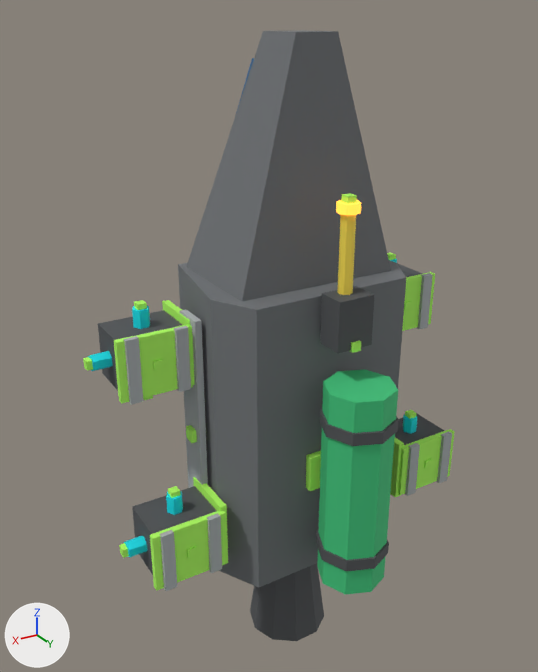
A saved change to the glTF model Assets/Art/PrototypeShipKit/DemoShips/demo_scout_mk1.glb.
Both versions are drawn from a 50 mm camera at (2.52, 3.92, 2.53) aimed at (0.15, -0.03, 0.56). Lighting does not change. The marker at lower left points along +X, +Y and +Z. The first picture is the older version. Where no turn or scale is listed for an object, it has been applied to the vertices.

Names of what the first picture shows: 'DEMO_Scout_Mk1_GEO_Cockpit_Wedge_Body', 'DEMO_Scout_Mk1_GEO_Fuel_Tank_Green_8Sided', 'DEMO_Scout_Mk1_GEO_Gun_Barrel', 'DEMO_Scout_Mk1_GEO_Gun_Mount_Base', 'DEMO_Scout_Mk1_GEO_Hull_Core_Faceted', 'DEMO_Scout_Mk1_GEO_Hull_Core_Right_Rib', 'DEMO_Scout_Mk1_GEO_MainEngine_Bell_DarkMetal', 'DEMO_Scout_Mk1_GEO_RCS_Pod_Blank_MountPlate_Underside', 'DEMO_Scout_Mk1_GEO_RCS_Pod_Blank_MountPlate_Underside.001', 'DEMO_Scout_Mk1_GEO_RCS_Pod_Blank_MountPlate_Underside.002', 'DEMO_Scout_Mk1_GEO_RCS_Pod_Blank_MountPlate_Underside.003', 'DEMO_Scout_Mk1_GEO_RCS_Pod_Body.002', 'DEMO_Scout_Mk1_GEO_RCS_Pod_Body.003', 'DEMO_Scout_Mk1_GEO_RCS_Pod_Mount_Rails_ForeAft', 'DEMO_Scout_Mk1_GEO_RCS_Pod_Mount_Rails_ForeAft.001', 'DEMO_Scout_Mk1_GEO_RCS_Pod_Mount_Rails_ForeAft.002', 'DEMO_Scout_Mk1_GEO_RCS_Pod_Mount_Rails_ForeAft.003', 'DEMO_Scout_Mk1_GEO_RCS_Pod_Mount_Rails_ForeAft_R.001', 'DEMO_Scout_Mk1_GEO_RCS_Pod_Mount_Rails_ForeAft_R.002', 'DEMO_Scout_Mk1_GEO_RCS_Pod_Mount_Rails_ForeAft_R.003' and 28 more.
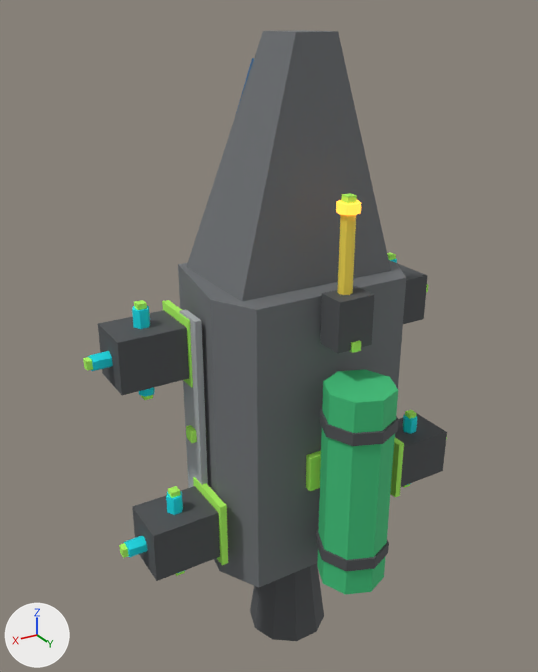
ob_demo_scout_mk1_part_rcs_pod_4way_mk1_conn_mount is not drawn itself; it is the parent of ob_demo_scout_mk1_vis_part_rcs_pod_4way_mk1_conn_mount.
ob_demo_scout_mk1_part_rcs_pod_4way_mk1_conn_mount_001 is not drawn itself; it is the parent of ob_demo_scout_mk1_vis_part_rcs_pod_4way_mk1_conn_mount_001.
ob_demo_scout_mk1_part_rcs_pod_4way_mk1_conn_mount_002 is not drawn itself; it is the parent of ob_demo_scout_mk1_vis_part_rcs_pod_4way_mk1_conn_mount_002.
ob_demo_scout_mk1_part_rcs_pod_4way_mk1_conn_mount_003 is not drawn itself; it is the parent of ob_demo_scout_mk1_vis_part_rcs_pod_4way_mk1_conn_mount_003.

The change, as a list of edits to the scene's bpy script:
```text
Remove ob_demo_scout_mk1_geo_rcs_pod_blank_mountplate_underside:
    ob_demo_scout_mk1_geo_rcs_pod_blank_mountplate_underside = bpy.data.objects.new('DEMO_Scout_Mk1_GEO_RCS_Pod_Blank_MountPlate_Underside', me_geo_rcs_pod_blank_mountplate_underside_mesh_009)
Remove ob_demo_scout_mk1_geo_rcs_pod_mount_rails_foreaft:
    ob_demo_scout_mk1_geo_rcs_pod_mount_rails_foreaft = bpy.data.objects.new('DEMO_Scout_Mk1_GEO_RCS_Pod_Mount_Rails_ForeAft', me_geo_rcs_pod_mount_rails_foreaft_mesh_009)
Change ob_demo_scout_mk1_part_rcs_pod_4way_mk1_conn_mount:
    ob_demo_scout_mk1_part_rcs_pod_4way_mk1_conn_mount.location: (0.0, 0.21, 0.0) -> (0.255, 0.0, 0.0)
    ob_demo_scout_mk1_part_rcs_pod_4way_mk1_conn_mount.rotation_euler: (0.0, 0.0, 0.0) -> (0.0, 0.0, 1.571)  # degrees (0, 0, 0) -> degrees (0, 0, 90)
Remove ob_demo_scout_mk1_geo_rcs_pod_blank_mountplate_underside_001:
    ob_demo_scout_mk1_geo_rcs_pod_blank_mountplate_underside_001 = bpy.data.objects.new('DEMO_Scout_Mk1_GEO_RCS_Pod_Blank_MountPlate_Underside.001', me_geo_rcs_pod_blank_mountplate_underside_mesh_010)
Remove ob_demo_scout_mk1_geo_rcs_pod_mount_rails_foreaft_001:
    ob_demo_scout_mk1_geo_rcs_pod_mount_rails_foreaft_001 = bpy.data.objects.new('DEMO_Scout_Mk1_GEO_RCS_Pod_Mount_Rails_ForeAft.001', me_geo_rcs_pod_mount_rails_foreaft_mesh_010)
Remove ob_demo_scout_mk1_geo_rcs_pod_mount_rails_foreaft_r_001:
    ob_demo_scout_mk1_geo_rcs_pod_mount_rails_foreaft_r_001 = bpy.data.objects.new('DEMO_Scout_Mk1_GEO_RCS_Pod_Mount_Rails_ForeAft_R.001', me_geo_rcs_pod_mount_rails_foreaft_r_mesh_010)
Change ob_demo_scout_mk1_part_rcs_pod_4way_mk1_conn_mount_001:
    ob_demo_scout_mk1_part_rcs_pod_4way_mk1_conn_mount_001.location: (0.0, 0.21, 0.0) -> (0.255, 0.0, 0.0)
    ob_demo_scout_mk1_part_rcs_pod_4way_mk1_conn_mount_001.rotation_euler: (0.0, 0.0, 0.0) -> (0.0, 0.0, 1.571)  # degrees (0, 0, 0) -> degrees (0, 0, 90)
Remove ob_demo_scout_mk1_geo_rcs_pod_blank_mountplate_underside_002:
    ob_demo_scout_mk1_geo_rcs_pod_blank_mountplate_underside_002 = bpy.data.objects.new('DEMO_Scout_Mk1_GEO_RCS_Pod_Blank_MountPlate_Underside.002', me_geo_rcs_pod_blank_mountplate_underside_mesh_011)
Remove ob_demo_scout_mk1_geo_rcs_pod_mount_rails_foreaft_002:
    ob_demo_scout_mk1_geo_rcs_pod_mount_rails_foreaft_002 = bpy.data.objects.new('DEMO_Scout_Mk1_GEO_RCS_Pod_Mount_Rails_ForeAft.002', me_geo_rcs_pod_mount_rails_foreaft_mesh_011)
Remove ob_demo_scout_mk1_geo_rcs_pod_mount_rails_foreaft_r_002:
    ob_demo_scout_mk1_geo_rcs_pod_mount_rails_foreaft_r_002 = bpy.data.objects.new('DEMO_Scout_Mk1_GEO_RCS_Pod_Mount_Rails_ForeAft_R.002', me_geo_rcs_pod_mount_rails_foreaft_r_mesh_011)
Change ob_demo_scout_mk1_part_rcs_pod_4way_mk1_conn_mount_002:
    ob_demo_scout_mk1_part_rcs_pod_4way_mk1_conn_mount_002.location: (0.0, 0.21, 0.0) -> (-0.255, 0.0, 0.0)
    ob_demo_scout_mk1_part_rcs_pod_4way_mk1_conn_mount_002.rotation_euler: (0.0, 0.0, 0.0) -> (0.0, 0.0, -1.571)  # degrees (0, 0, 0) -> degrees (0, 0, -90)
Remove ob_demo_scout_mk1_geo_rcs_pod_blank_mountplate_underside_003:
    ob_demo_scout_mk1_geo_rcs_pod_blank_mountplate_underside_003 = bpy.data.objects.new('DEMO_Scout_Mk1_GEO_RCS_Pod_Blank_MountPlate_Underside.003', me_geo_rcs_pod_blank_mountplate_underside_mesh_012)
Remove ob_demo_scout_mk1_geo_rcs_pod_mount_rails_foreaft_003:
    ob_demo_scout_mk1_geo_rcs_pod_mount_rails_foreaft_003 = bpy.data.objects.new('DEMO_Scout_Mk1_GEO_RCS_Pod_Mount_Rails_ForeAft.003', me_geo_rcs_pod_mount_rails_foreaft_mesh_012)
Remove ob_demo_scout_mk1_geo_rcs_pod_mount_rails_foreaft_r_003:
    ob_demo_scout_mk1_geo_rcs_pod_mount_rails_foreaft_r_003 = bpy.data.objects.new('DEMO_Scout_Mk1_GEO_RCS_Pod_Mount_Rails_ForeAft_R.003', me_geo_rcs_pod_mount_rails_foreaft_r_mesh_012)
Change ob_demo_scout_mk1_part_rcs_pod_4way_mk1_conn_mount_003:
    ob_demo_scout_mk1_part_rcs_pod_4way_mk1_conn_mount_003.location: (0.0, 0.21, 0.0) -> (-0.255, 0.0, 0.0)
    ob_demo_scout_mk1_part_rcs_pod_4way_mk1_conn_mount_003.rotation_euler: (0.0, 0.0, 0.0) -> (0.0, 0.0, -1.571)  # degrees (0, 0, 0) -> degrees (0, 0, -90)
```

Changed parts and their boxes [x1, y1, x2, y2] in the pictures (538 x 672 px):
'DEMO_Scout_Mk1_GEO_RCS_Pod_Blank_MountPlate_Underside.002', deleted (green): before [114, 324, 195, 404]
'DEMO_Scout_Mk1_GEO_RCS_Pod_Blank_MountPlate_Underside.003', deleted (green): before [150, 510, 227, 591]
'DEMO_Scout_Mk1_GEO_RCS_Pod_Blank_MountPlate_Underside.001', deleted (green): before [398, 429, 455, 495]
'DEMO_Scout_Mk1_GEO_RCS_Pod_Mount_Rails_ForeAft_R.002', deleted: before [124, 336, 143, 405]
'DEMO_Scout_Mk1_GEO_RCS_Pod_Blank_MountPlate_Underside', deleted (green): before [402, 272, 435, 331]
'DEMO_Scout_Mk1_GEO_RCS_Pod_Mount_Rails_ForeAft.002', deleted: before [174, 326, 191, 392]
'DEMO_Scout_Mk1_GEO_RCS_Pod_Mount_Rails_ForeAft_R.003', deleted: before [160, 530, 177, 591]
'DEMO_Scout_Mk1_GEO_RCS_Pod_Mount_Rails_ForeAft.003', deleted: before [207, 513, 222, 573]
'DEMO_Scout_Mk1_GEO_RCS_Pod_Mount_Rails_ForeAft', deleted: before [417, 273, 433, 329]
'DEMO_Scout_Mk1_GEO_RCS_Pod_Mount_Rails_ForeAft_R.001', deleted: before [405, 443, 420, 496]
'DEMO_Scout_Mk1_GEO_RCS_Pod_Mount_Rails_ForeAft.001', deleted: before [437, 432, 452, 483]
'DEMO_Scout_Mk1_VIS_PART_RCS_Pod_4Way_Mk1_CONN_MOUNT.002', moved, turned (not visible afterwards): before [153, 359, 164, 371]
'DEMO_Scout_Mk1_VIS_PART_RCS_Pod_4Way_Mk1_CONN_MOUNT.003', moved, turned (not visible afterwards): before [187, 546, 197, 558]
'DEMO_Scout_Mk1_VIS_PART_RCS_Pod_4Way_Mk1_CONN_MOUNT', moved, turned (not visible afterwards): before [404, 301, 412, 310]
'DEMO_Scout_Mk1_VIS_PART_RCS_Pod_4Way_Mk1_CONN_MOUNT.001', moved, turned (not visible afterwards): before [424, 459, 432, 468]
'DEMO_Scout_Mk1_GEO_RCS_Pod_Body.002', unchanged, uncovered by the edit: before [98, 310, 182, 390]; after [98, 310, 189, 395]
'DEMO_Scout_Mk1_GEO_RCS_Pod_Body.001', unchanged, uncovered by the edit: before [395, 413, 444, 445]; after [395, 413, 447, 487]
